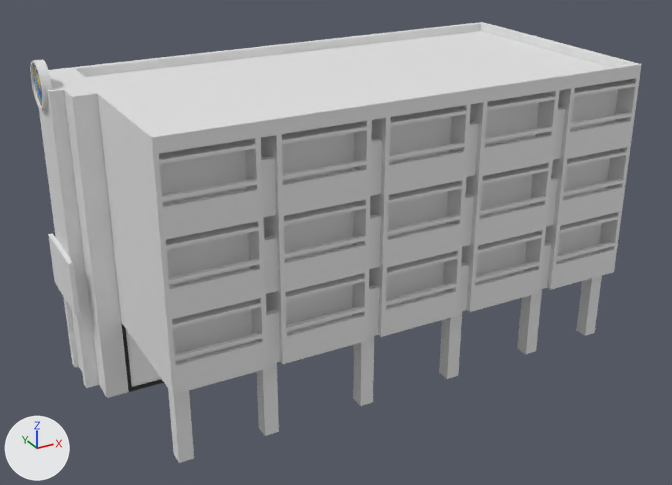
What one commit did to the glTF model src/assets/3d/building1.glb.
Before and after are seen from a 50 mm lens placed at (-5.56, -15.74, 8.99), pointed at (3.98, 1.62, 0.31). Lighting does not change. The marker at lower left points along +X, +Y and +Z. Where no turn or scale is listed for an object, it has been applied to the vertices. Vertices at the same position are counted once.

The first picture shows 'Back', 'BackGlass', 'Extra', 'Front', 'Logo', 'Pillar'.
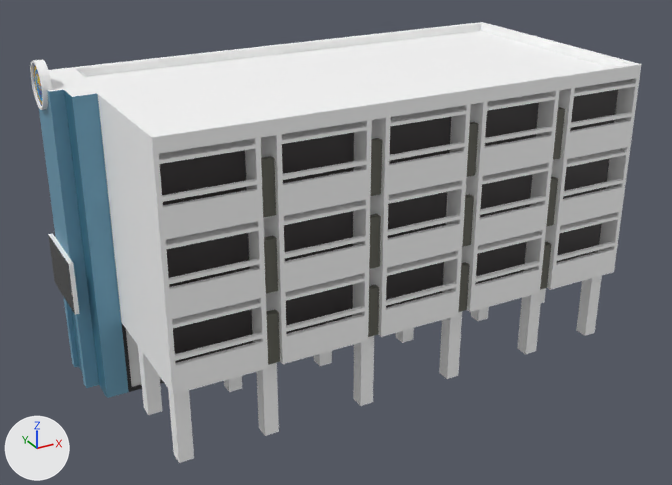
Changed parts and their boxes (x1, y1, x2, y2) in the pictures (672 x 485 px):
'Back', recoloured: (66, 22, 641, 348) in both
'Pillar', reshaped: before (168, 276, 602, 463); after (138, 276, 602, 463)
'BackGlass', surface changed, recoloured: (121, 322, 164, 392) in both
'Logo', recoloured: (30, 59, 52, 110) in both
part 1 of me_cube, recoloured: (118, 78, 640, 395) in both
part 2 of me_cube, recoloured (grey to black): (160, 89, 618, 363) in both
part 3 of me_cube, recoloured (grey to black): (261, 107, 565, 365) in both
part 4 of me_cube_004, added: after (224, 376, 242, 392)
part 5 of me_cube_004, added: after (314, 351, 332, 366)
part 6 of me_cube_004, added: after (396, 328, 414, 343)
part 7 of me_cube_004, added: after (471, 307, 489, 321)
part 8 of me_cube_004, added: after (138, 346, 163, 415)
part 9 of me_cube_004, added: after (541, 288, 546, 303)
part 10 of me_cube_004, recoloured: (168, 276, 602, 463) in both
part 11 of me_cube_001, recoloured: (48, 68, 97, 315) in both
part 12 of me_cube_001, recoloured (grey to blue): (39, 90, 129, 398) in both
part 13 of me_cube_001, recoloured (grey to blue): (64, 90, 107, 397) in both
part 14 of me_cube_001, recoloured: (48, 235, 75, 314) in both

The change, as a diff of the scene's bpy script:
```diff
--- a/src/assets/3d/building1.glb.py
+++ b/src/assets/3d/building1.glb.py
@@ mat_glass @@
 mat_glass = principled_material('Glass')
-mat_glass.base_color = (1.0, 1.0, 1.0)  # white #ffffff
+mat_glass.base_color = (0.8, 0.8, 0.8)  # white #e7e7e7
 mat_glass.metallic = 1.0
-mat_glass.roughness = 1.0
+mat_glass.roughness = 0.0
@@ mat_material_003 @@
+mat_material_003 = principled_material('Material.003')
+mat_material_003.base_color = (0.147, 0.347, 0.485)  # blue #6b9fb9
@@ mat_material_004 @@
+mat_material_004 = principled_material('Material.004')
+mat_material_004.base_color = (0.0437, 0.171, 0.258)  # blue #3b738b
@@ mat_tv @@
+mat_tv = principled_material('TV')
+mat_tv.base_color = (0.0, 0.0, 0.0)  # black #000000
+mat_tv.roughness = 0.25
@@ mat_material_002 @@
+mat_material_002 = principled_material('Material.002')
+mat_material_002.base_color = (0.122, 0.122, 0.0976)  # dark grey #626258
@@ mat_material_006 @@
+mat_material_006 = principled_material('Material.006')
+mat_material_006.base_color = (0.0437, 0.0382, 0.0395)  # black #3b3738
@@ me_cube @@
 me_cube.from_pydata(...)  # 1864 vertices, 4296 faces; spans x -2.16..9.12, y -0.2..1.8, z -0.56..4.24
+# me_cube part 1: 3960 faces spanning x -2.16..9.12, y -0.2..1.8, z -0.56..4.24 switch from no material to mat_material_001 (white #ffffff)
+# me_cube part 2: 240 faces spanning x -2.06..9.02, y 0.3, z -0.35..4.05 switch from no material to mat_material_006 (black #3b3738)
+# me_cube part 3: 96 faces spanning x -0.16..7.12, y -0.08..0.08, z -0.56..3.76 switch from no material to mat_material_002 (dark grey #626258)
@@ me_cube_004 @@
-me_cube_004.from_pydata(...)  # 48 vertices, 72 faces; spans x -2.06..9.02, y 0.08..0.4, z -2.36..-0.56
+me_cube_004.from_pydata(...)  # 96 vertices, 144 faces; spans x -2.06..9.02, y 0.08..2.32, z -2.36..-0.56
+# me_cube_004 part 4: a new loose piece, a box spanning x -0.16..0.16, y 2.0..2.32, z -2.36..-0.56, in mat_material_001 (white #ffffff)
+# me_cube_004 part 5: a new loose piece, a box spanning x 2.16..2.48, y 2.0..2.32, z -2.36..-0.56, in mat_material_001 (white #ffffff)
+# me_cube_004 part 6: a new loose piece, a box spanning x 4.48..4.8, y 2.0..2.32, z -2.36..-0.56, in mat_material_001 (white #ffffff)
+# me_cube_004 part 7: a new loose piece, a box spanning x 6.8..7.12, y 2.0..2.32, z -2.36..-0.56, in mat_material_001 (white #ffffff)
+# me_cube_004 part 8: a new loose piece, a box spanning x -2.06..-1.74, y 2.0..2.32, z -2.36..-0.56, in mat_material_001 (white #ffffff)
+# me_cube_004 part 9: a new loose piece, a box spanning x 8.7..9.02, y 2.0..2.32, z -2.36..-0.56, in mat_material_001 (white #ffffff)
+# me_cube_004 part 10: 72 faces spanning x -2.06..9.02, y 0.08..0.4, z -2.36..-0.56 switch from no material to mat_material_001 (white #ffffff)
@@ me_cube_006 @@
 me_cube_006.from_pydata(...)  # 34 vertices, 62 faces; spans x -2.16..9.12, y -0.2..5.6, z -2.36..4.54
+me_cube_006.materials.append(mat_material_001)  # white #ffffff
@@ me_cube_001 @@
 me_cube_001.from_pydata(...)  # 86 vertices, 164 faces; spans x -3.06..-2.16, y 3.1..5.6, z -2.36..4.54
+# me_cube_001 part 11: 28 faces spanning x -3.06..-2.16, y 3.1..5.6, z -0.31..4.54 switch from no material to mat_material_001 (white #ffffff)
+# me_cube_001 part 12: 116 faces spanning x -2.96..-2.16, y 3.1..5.6, z -2.36..4.54 switch from no material to mat_material_003 (blue #6b9fb9)
+# me_cube_001 part 13: 18 faces spanning x -2.86..-2.66, y 3.1..5.6, z -2.36..4.54 switch from no material to mat_material_004 (blue #3b738b)
+# me_cube_001 part 14: 2 faces spanning x -3.06, y 3.44..5.26, z -0.31..0.91 switch from no material to mat_tv (black #000000)
@@ me_cube_002 @@
 me_cube_002.from_pydata(...)  # 128 vertices, 222 faces; spans x -3.06..-2.86, y 3.85..4.85, z 4.04..5.04
+me_cube_002.materials.append(mat_material_001)  # white #ffffff
```
